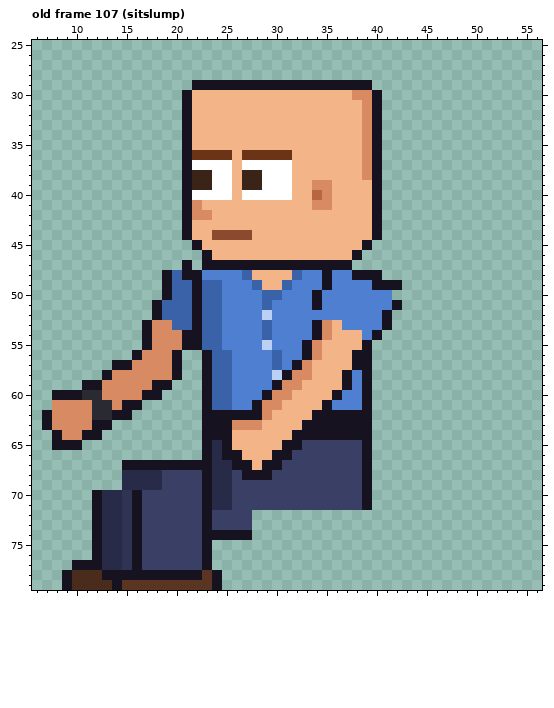
File history of a pixel-art file, sprites/custom/custom_intern_bald_left_anim.aseprite. Above is the file before it was changed.
64x80 pixels, 129 frames. Colours within 5 levels of each other are drawn and written as one. Shown: old frame 107 (sitslump): x 6..56, y 25..79. The commit also changed other frames, which this record leaves out.
And afterwards:
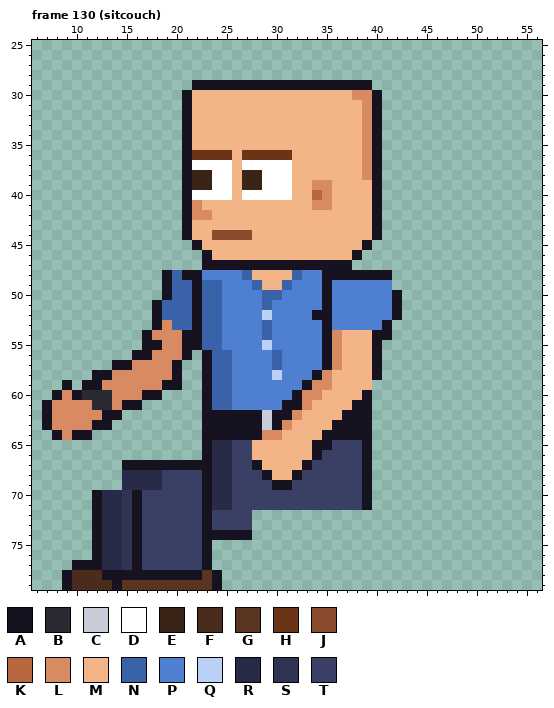
Palette (. is transparent): A #17121f  B #2a2a33  C #c8ccd8  D #ffffff  E #3a2418  F #4a2c1c  G #5a3522  H #6b3416  J #8a4a2e  K #b8663f  L #d88a62  M #f3b488  N #3a62a8  P #4f7fd0  Q #bbd0f5  R #272b48  S #2f3354  T #3a3f66
A new or re-ordered frame is compared with the old frame closest to it.
Change:
{"change": "frames 129 -> 135"}
{"where": "frame 130 (sitcouch) is new; against old frame 107 (sitslump), layers \"Watch\", \"Near Arm\", \"Back Arm\""}
{"frame":130,"y":47,"x":21,"old":"A","new":"."}
{"frame":130,"y":48,"x":36,"old":"PP","new":"AA"}
{"frame":130,"y":48,"x":41,"old":".","new":"A"}
{"frame":130,"y":49,"x":40,"old":"AAA","new":"PP."}
{"frame":130,"y":50,"x":34,"old":"AP","new":"PA"}
{"frame":130,"y":50,"x":42,"old":".","new":"A"}
{"frame":130,"y":51,"x":34,"old":"AP","new":"PA"}
{"frame":130,"y":52,"x":34,"old":"PP","new":"AA"}
{"frame":130,"y":52,"x":41,"old":"A.","new":"PA"}
{"frame":130,"y":53,"x":17,"old":"AL","new":".A"}
{"frame":130,"y":53,"x":34,"old":"ALM","new":"PAP"}
{"frame":130,"y":54,"x":34,"old":"ALM","new":"PAL"}
{"frame":130,"y":54,"x":39,"old":"P","new":"M"}
{"frame":130,"y":54,"x":41,"old":".","new":"A"}
{"frame":130,"y":55,"x":18,"old":"L","new":"A"}
{"frame":130,"y":55,"x":33,"old":"ALMM","new":"PPAL"}
{"frame":130,"y":55,"x":39,"old":"A.","new":"MA"}
{"frame":130,"y":56,"x":17,"old":"L","new":"A"}
{"frame":130,"y":56,"x":20,"old":"A.","new":"LA"}
{"frame":130,"y":56,"x":33,"old":"ALMM","new":"PPAL"}
{"frame":130,"y":56,"x":38,"old":"AA.","new":"MMA"}
{"frame":130,"y":57,"x":32,"old":"ALMMM","new":"PPPAL"}
{"frame":130,"y":57,"x":38,"old":"AA.","new":"MMA"}
{"frame":130,"y":58,"x":12,"old":".","new":"A"}
{"frame":130,"y":58,"x":31,"old":"ALLMM","new":"PPPAL"}
{"frame":130,"y":58,"x":37,"old":"APA.","new":"MMMA"}
{"frame":130,"y":59,"x":9,"old":".","new":"A"}
{"frame":130,"y":59,"x":18,"old":"A","new":"L"}
{"frame":130,"y":59,"x":20,"old":".","new":"A"}
{"frame":130,"y":59,"x":30,"old":"ALLMMM","new":"PPPALL"}
{"frame":130,"y":59,"x":37,"old":"APA","new":"MMM"}
{"frame":130,"y":60,"x":9,"old":"A","new":"L"}
{"frame":130,"y":60,"x":13,"old":"L","new":"B"}
{"frame":130,"y":60,"x":29,"old":"ALLMMM","new":"PPPALL"}
{"frame":130,"y":60,"x":36,"old":"APP","new":"MMM"}
{"frame":130,"y":61,"x":7,"old":".","new":"A"}
{"frame":130,"y":61,"x":28,"old":"ALLMMM","new":"PPPAAL"}
{"frame":130,"y":61,"x":35,"old":"APPP","new":"MMMA"}
{"frame":130,"y":62,"x":12,"old":"BB","new":"LA"}
{"frame":130,"y":62,"x":15,"old":"A","new":"."}
{"frame":130,"y":62,"x":29,"old":"LMMM","new":"CAAL"}
{"frame":130,"y":62,"x":34,"old":"AAA","new":"MMM"}
{"frame":130,"y":63,"x":26,"old":"LLLMMM","new":"AAACAL"}
{"frame":130,"y":63,"x":33,"old":"AAA","new":"MMM"}
{"frame":130,"y":64,"x":10,"old":"L","new":"A"}
{"frame":130,"y":64,"x":12,"old":"A","new":"."}
{"frame":130,"y":64,"x":26,"old":"MMMMM","new":"AAALL"}
{"frame":130,"y":64,"x":32,"old":"AAA","new":"MMM"}
{"frame":130,"y":65,"x":8,"old":"AAA","new":"..."}
{"frame":130,"y":65,"x":25,"old":"AMM","new":"RTT"}
{"frame":130,"y":65,"x":31,"old":"AATTT","new":"MMMAA"}
{"frame":130,"y":66,"x":25,"old":"AAM","new":"RTT"}
{"frame":130,"y":66,"x":30,"old":"AATTT","new":"MMMMA"}
{"frame":130,"y":67,"x":26,"old":"AAMAATTT","new":"TTAMMMMA"}
{"frame":130,"y":68,"x":27,"old":"AA","new":"TT"}
{"frame":130,"y":68,"x":30,"old":"TTT","new":"MMA"}
{"frame":130,"y":69,"x":30,"old":"TT","new":"AA"}
{"label":"erased","picture_box":[182,260,192,270]}
{"label":"changed","picture_box":[222,270,402,490]}
{"label":"changed","picture_box":[42,320,192,450]}
